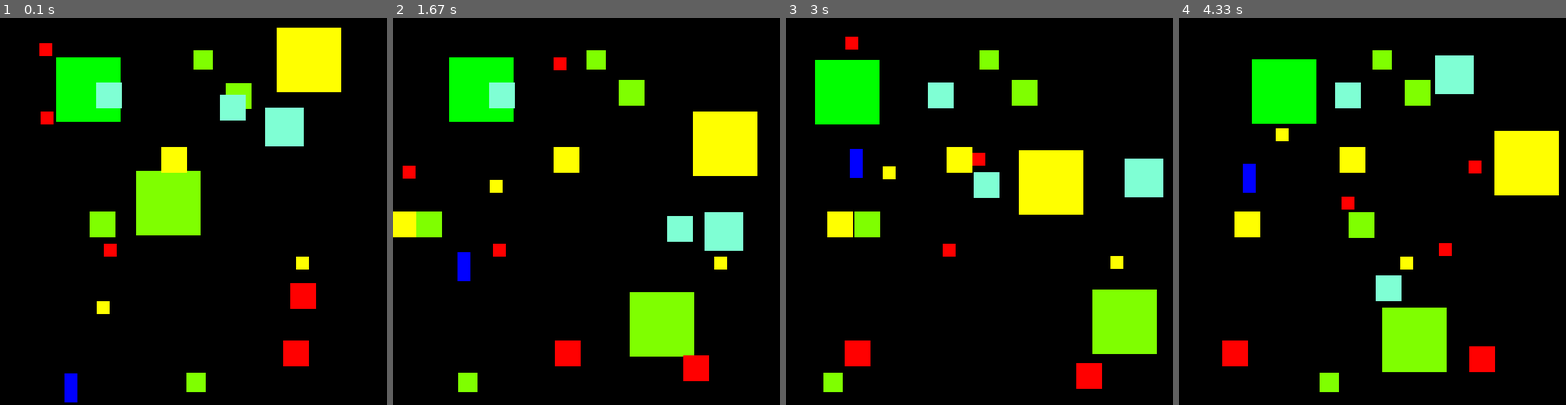
Above: before the commit, frames 1-4 (left to right).
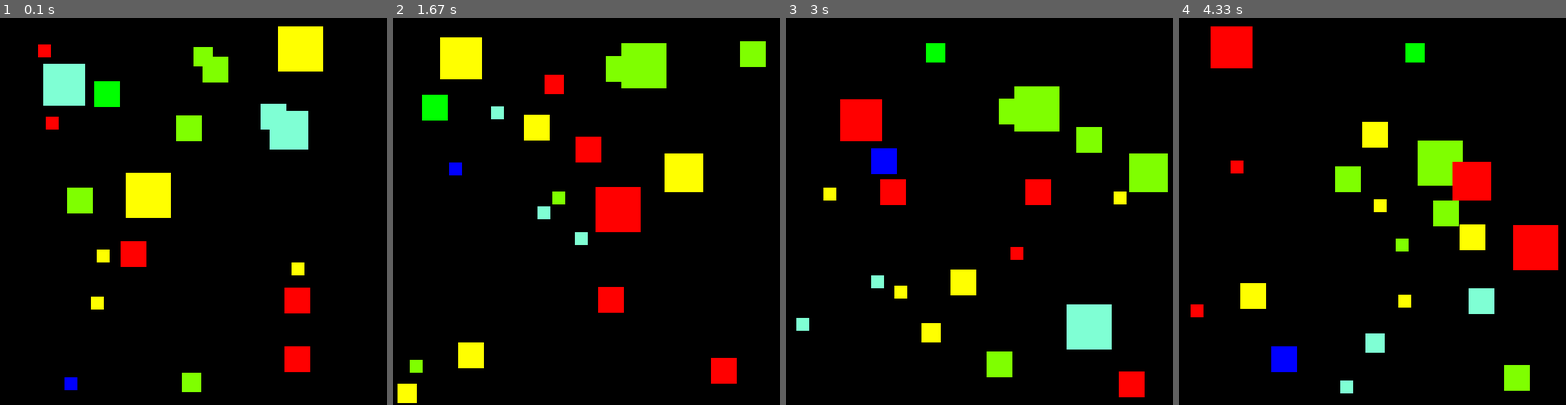
Above: after the commit, the same moments.

Repository: s-ven/pygame
Game: pygame game, started from main.py
Two runs of this game, one before a commit and one after it. Both use one fixed random seed, a clock stepped at 60 frames per second and the inputs below.
Inputs:
- Up to frame 1 (0.1 s): no input
- Up to frame 2 (1.67 s): no input
- Up to frame 3 (3 s): no input
- Up to frame 4 (4.33 s): no input

The runs differ from the first frame. In frame 1, 13% of the frame differs, in the area x 9-89%, y 2-100%; in frame 2, 22%; in frame 3, 20%; in frame 4, 23%, in the area x 3-99%, y 2-97%.

Commit message:
final optimizations

Diff:
--- a/main.py
+++ b/main.py
@@ -12,7 +12,7 @@
 WINDOW_HEIGHT = 600
 PX_PER_M = 1
 
-MAX_SPEED = 3
+MAX_SPEED = 5
 DEFAULT_WIDTH = 10
 DEFAULT_HEIGHT = 10
 
@@ -30,9 +30,9 @@
 
 # set up the block data structure
 def make_random_boxes():
-    b1 = Box(64, 167, 20, 20, RED, 2, -4)
-    b2 = Box(88, 61, 100, 100, GREEN, -2, 1)
-    b3 = Box(100, 575, 20, 45, BLUE)
+    b1 = Box(62, 171, 20, 20, RED, 2, -4)
+    b2 = Box(90, 60, 65, 65, GREEN, -2, 1)
+    b3 = Box(100, 575, 20, 20, BLUE)
     b4 = Box(50, 50, 20, 20, RED)
     b5 = Box(470, 370, 20, 20, YELLOW)
     b6 = Box(300, 550, 30, 30, CHARTREUSE)
@@ -40,8 +40,8 @@
     b8 = Box(150, 300, 40, 40, YELLOW)
     b9 = Box(350, 100, 40, 40, CHARTREUSE)
     b10 = Box(150, 100, 40, 40, AQUA_MARINE)
-    b11 = Box(440, 4, 100, 100, YELLOW)
-    b12 = Box(200, 200, 100, 100, CHARTREUSE)
+    b11 = Box(440, 4, 70, 70, YELLOW)
+    b12 = Box(200, 200, 70, 70, CHARTREUSE)
     b13 = Box(400, 150, 60, 60, AQUA_MARINE)
     b14 = Box(150, 350, 20, 20, RED)
     b15 = Box(150, 450, 20, 20, YELLOW)
@@ -63,11 +63,14 @@
 
     # Convert from meters to pixels
     def px_from_m(self, dx_m):
-        return int(round(dx_m * self.px_per_m))
+        return int(dx_m * self.px_per_m)
+
+    def px_from_speed(self, speed):
+        return speed * self.px_per_m
 
     # Convert from pixels to meters
-    def m_from_px(self, dx_px):
-        return float(dx_px) / self.px_per_m
+    def m_from_px(self, px):
+        return float(px) / self.px_per_m
 
 
 class GameWindow:
@@ -100,12 +103,14 @@
 
 
 class PlayGround:
-    def __init__(self, window):
+    def __init__(self, window, sticky_boxes=False, sticky_walls=False, color_transfer=False):
         self.boxes = []
         self.boxCount = len(self.boxes)
-        self.color_transfer = False
+        self.color_transfer = color_transfer
         self.boundary = pygame.Rect(0, 0, window.width_px, window.height_px)
         self.window = window
+        self.sticky_boxes = sticky_boxes
+        self.sticky_walls = sticky_walls
 
     def draw(self):
         for rect in self.boxes:
@@ -116,10 +121,9 @@
             rect.move_box(dt_s)
 
     def collide(self):
-        for rect in self.boxes:
-            rect.collide_playground(self.boundary)
         for i, rect in enumerate(self.boxes):
-            rect.collide_boxes(self.boxes)
+            rect.collide_playground(self.boundary, self.sticky_walls)
+            rect.collide_boxes(self.boxes[i + 1:], self.sticky_boxes)
 
     def create_model(self):
         self.boxes = make_random_boxes()
@@ -139,23 +143,18 @@
     def __init__(self, x_mps=None, y_mps=None):
         self.x_mps = random_speed(x_mps)
         self.y_mps = random_speed(y_mps)
-        self._tmp_speed = None
-        self._next_speed = None
 
     def __repr__(self):
         return str(vars(self))
 
-    def bounce(self):
-        self._next_speed = Speed(-self.x_mps, -self.y_mps)
+    def __neg__(self):
+        return Speed(-self.x_mps, -self.y_mps)
 
     def bounce_y(self):
-        self._next_speed = Speed(self.x_mps, -self.y_mps)
+        self.y_mps = -self.y_mps
 
     def bounce_x(self):
-        self._next_speed = Speed(-self.x_mps, self.y_mps)
-
-    def append(self, x=None, y=None):
-        self._tmp_speed = None if x is None and y is None else Speed(x, y)
+        self.x_mps = -self.x_mps
 
     @property
     def abs_x_mps(self):
@@ -165,29 +164,24 @@
     def abs_y_mps(self):
         return abs(self.y_mps)
 
+    def __add__(self, other):
+        return Speed(self.x_mps + other.x_mps, self.y_mps + other.y_mps)
+
+    def __sub__(self, other):
+        return Speed(self.x_mps - other.x_mps, self.y_mps - other.y_mps)
+
+    def __mul__(self, other):
+        return Speed(self.x_mps * other, self.y_mps * other)
+
+    def __rmul__(self, other):
+        return self.__mul__(other)
+
+    def __truediv__(self, other):
+        return Speed(self.x_mps / other, self.y_mps / other)
+
     @property
     def coords(self):
-        if self._next_speed is not None:
-            self.x_mps = self._next_speed.x_mps
-            self.y_mps = self._next_speed.y_mps
-            self._next_speed = None
-        speed = self
-        if self._tmp_speed is not None:
-            speed = Speed(speed.x_mps + self._tmp_speed.x_mps, speed.y_mps + self._tmp_speed.y_mps)
-            self._tmp_speed = None
-
-        return speed.x_mps, speed.y_mps
-
-    @property
-    def next_coords(self):
-        speed = self
-        if self._next_speed is not None:
-            self.x_mps = self._next_speed.x_mps
-            self.y_mps = self._next_speed.y_mps
-        if self._tmp_speed is not None:
-            speed = Speed(speed.x_mps + self._tmp_speed.x_mps, speed.y_mps + self._tmp_speed.y_mps)
-
-        return speed.x_mps, speed.y_mps
+        return self.x_mps, self.y_mps
 
 
 class Box(pygame.Rect):
@@ -196,6 +190,7 @@
     def __init__(self, x, y, width=DEFAULT_WIDTH, height=DEFAULT_HEIGHT, color=THECOLORS["aquamarine"], x_mps=None,
                  y_mps=None):
         super().__init__(x, y, width, height)
+        self.m_kg = 1.0  # math.log10(width * height)
         self.speed = Speed(x_mps, y_mps)
         self.color = color
         self.links = []
@@ -207,70 +202,78 @@
         self.links.append(box)
 
     def move_box(self, dt_s):
-        x, y = self.speed.coords
-
-        links_nb = len(self.links)
-        if links_nb > 0:
-            center_x, center_y = None, None
-            for box in self.links:
-                center_x += box.centerx
-                center_y += box.centery
-            center_x /= links_nb
-            center_y /= links_nb
-
-        self.move_ip(env.px_from_m(x * dt_s), env.px_from_m(y * dt_s))
-
-    def collide_playground(self, playground):
+        self.move_m(self.speed, dt_s)
+
+    def move_m(self, speed, dt_s):
+        self.move_ip(env.px_from_speed(dt_s * speed).coords)
+
+    def collide_playground(self, playground, sticky_walls):
         if playground.contains(self):
             return
         # Collision with top side
-        if self.collidepoint(self.left, playground.top):
+        if self.top <= playground.top:
             self.bounce_y()
-            self.speed.append(0, playground.top - self.top)
+            if not sticky_walls:
+                self.top = playground.top
         # Collision with bottom side
-        if self.collidepoint(self.left, playground.bottom):
+        if self.bottom >= playground.bottom:
             self.bounce_y()
-            self.speed.append(0, playground.bottom - self.bottom)
+            if not sticky_walls:
+                self.bottom = playground.bottom
         # Collision with left side
-        if self.collidepoint(playground.left, self.top):
+        if self.left <= playground.left:
             self.bounce_x()
-            self.speed.append(playground.left - self.left, 0)
+            if not sticky_walls:
+                self.left = playground.left
         # Collision with right side
-        if self.collidepoint(playground.right, self.top):
+        if self.right >= playground.right:
             self.bounce_x()
-            self.speed.append(playground.right - self.right, 0)
-
-    def collide_boxes(self, boxes):
+            if not sticky_walls:
+                self.right = playground.right
+
+    def collide_boxes(self, boxes, sticky_boxes):
         for box in boxes:
-            if box == self:
-                continue
             if self.colliderect(box):
-                self.collide_box(box)
-
-    def collide_box(self, box):
-        dy = 0.5 * (self.centery - box.centery)
-        dx = 0.5 * (self.centerx - box.centerx)
-        if dx == 0.0:
-            self.collide_y(box)
-            return
-        if dy == 0.0:
-            self.collide_x(box)
-            return
-
-        w = self.width + box.width
-        h = self.height + box.height
-        wy = w * dy
-        hx = h * dx
-        if wy > hx:
-            if wy > -hx:
-                self.collide_y(box)
-            else:
-                self.collide_x(box)
-        else:
-            if wy > -hx:
-                self.collide_x(box)
-            else:
-                self.collide_y(box)
+                self.collide_box(box, sticky_boxes)
+
+    def collide_box(self, box, sticky_boxes):
+        if playground.color_transfer:
+            self.color, box.color = box.color, self.color
+        if not sticky_boxes:
+            self.fix_penetrations(box)
+        self.speed, box.speed = self.post_collide_speeds(box)
+
+    def post_collide_speeds(self, box, restitution_coef=1.0):
+        # Calculate the AFTER velocities.
+        mps = self.m_kg * self.speed + box.m_kg * box.speed
+        kg = self.m_kg + self.m_kg
+        self_speed = (restitution_coef * box.m_kg * (box.speed - self.speed) + mps) / kg
+        box_speed = (restitution_coef * self.m_kg * (self.speed - box.speed) + mps) / kg
+
+        return self_speed, box_speed
+
+    def fix_penetrations(self, box):
+        relative_spd_mps = self.speed - box.speed
+        penetration_width = env.m_from_px((self.width + box.width) / 2 - abs(self.centerx - box.centerx))
+        penetration_height = env.m_from_px((self.height + box.height) / 2 - abs(self.centery - box.centery))
+
+        penetration_time_s_x = 0 if relative_spd_mps.x_mps == 0 else penetration_width / relative_spd_mps.abs_x_mps
+        penetration_time_s_y = 0 if relative_spd_mps.y_mps == 0 else penetration_height / relative_spd_mps.abs_y_mps
+        penetration_time = min(penetration_time_s_x, penetration_time_s_y)
+
+        # First, back up the two cars, to their collision point, along their incoming trajectory paths.
+        # Use BEFORE collision velocities here!
+        self.move_m(-self.speed, penetration_time)
+        box.move_m(-box.speed, penetration_time)
+
+        # Calculate the velocities along the normal AFTER the collision. Use a CR (coefficient of restitution)
+        # of 1 here to better avoid stickiness.
+        (self_vel, box_vel) = self.post_collide_speeds(box, restitution_coef=1.0)
+
+        # Finally, travel another penetration time worth of distance using these AFTER-collision velocities.
+        # This will put the cars where they should have been at the time of collision detection.
+        self.move_m(self_vel, penetration_time)
+        box.move_m(box_vel, penetration_time)
 
     def bounce_y(self):
         self.speed.bounce_y()
@@ -283,9 +286,6 @@
             if not box.speed.abs_x_mps > self.speed.abs_x_mps:
                 self.bounce_x()
         else:
-            if self.speed.abs_x_mps + box.speed.abs_x_mps != 0:
-                h = self.clip(box).width / (self.speed.abs_x_mps + box.speed.abs_x_mps) * self.speed.x_mps
-                self.speed.append(-h, 0)
             self.bounce_x()
 
     def collide_y(self, box):
@@ -293,22 +293,19 @@
             if not box.speed.abs_y_mps > self.speed.abs_y_mps:
                 self.bounce_y()
         else:
-            if self.speed.abs_y_mps + box.speed.abs_y_mps != 0:
-                h = self.clip(box).height / (self.speed.abs_y_mps + box.speed.abs_y_mps) * self.speed.y_mps
-                self.speed.append(0, -h)
             self.bounce_y()
 
 
 def main():
-    global env
+    global env, game_window, playground
     pygame.init()
     window_size_px = window_width_px, window_height_px = WINDOW_WIDTH, WINDOW_HEIGHT
     env = Environment(window_width_px, window_height_px, 50)
     game_window = GameWindow(env, window_size_px)
-    playground = PlayGround(game_window)
+    playground = PlayGround(game_window, False, False, True)
     playground.create_model()
     myclock = pygame.time.Clock()
-    framerate_limit = 400
+    framerate_limit = 100
     while True:
         game_window.surface.fill(BLACK)
         dt_s = float(myclock.tick(framerate_limit) * 1e-3)
